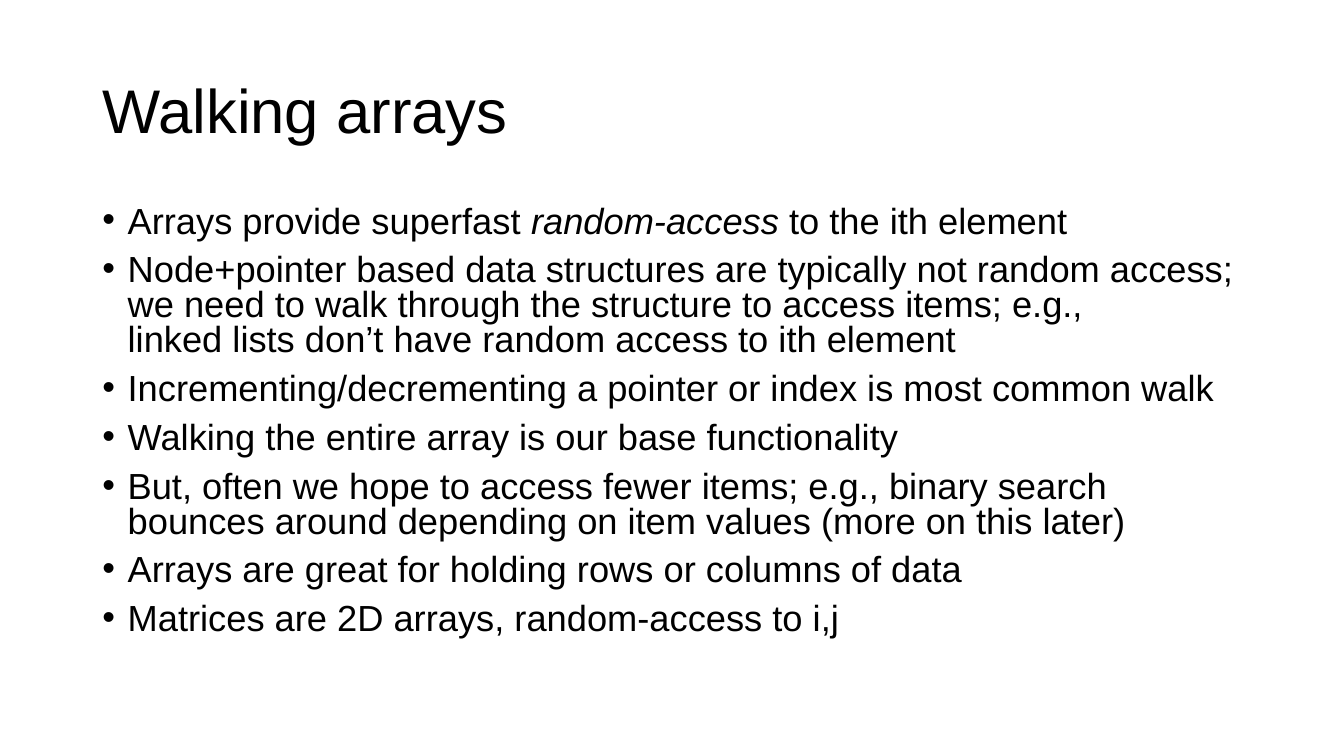
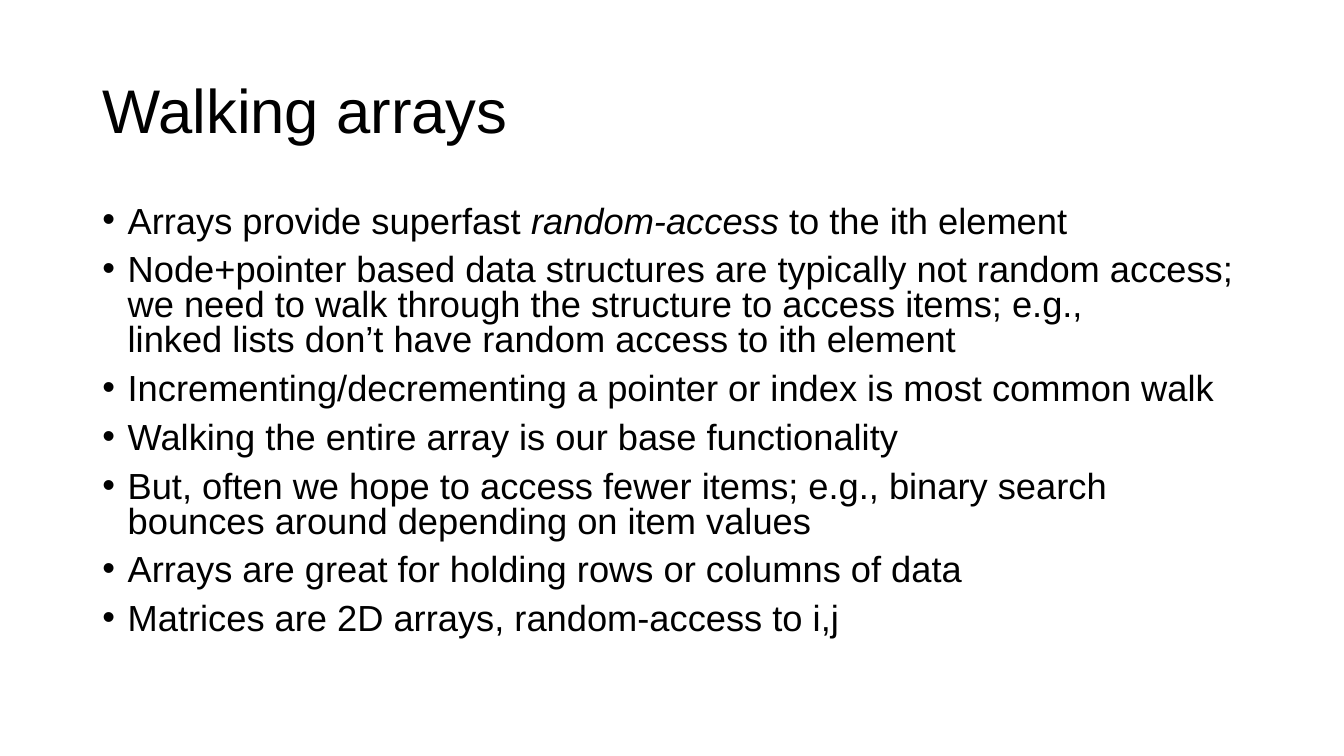
Before and after one commit to parrt/msds689, a slide deck: slide 3 of notes/walking-structures.pptx. Drawn at 1344x756 pixels with LibreOffice and Linux fonts; fonts in the diff are those of the drawing; background and template pictures are left out. Boxes give left, top, right and bottom in pixels: in the first picture for what was removed or moved away, otherwise in the second. Text is boxed around its words. In the diff, an @@ line names an element or a change of style, - is before the commit and + after.

```diff
--- a/notes/walking-structures.pptx
+++ b/notes/walking-structures.pptx
@@ text at bbox=[128, 472, 1107, 540]: text changed @@
-• But, often we hope to access fewer items; e.g., binary search bounces around depending on item values (more on this later)
+• But, often we hope to access fewer items; e.g., binary search bounces around depending on item values
```
Also in this commit, not shown: 7 other slides changed, 4 other files.
